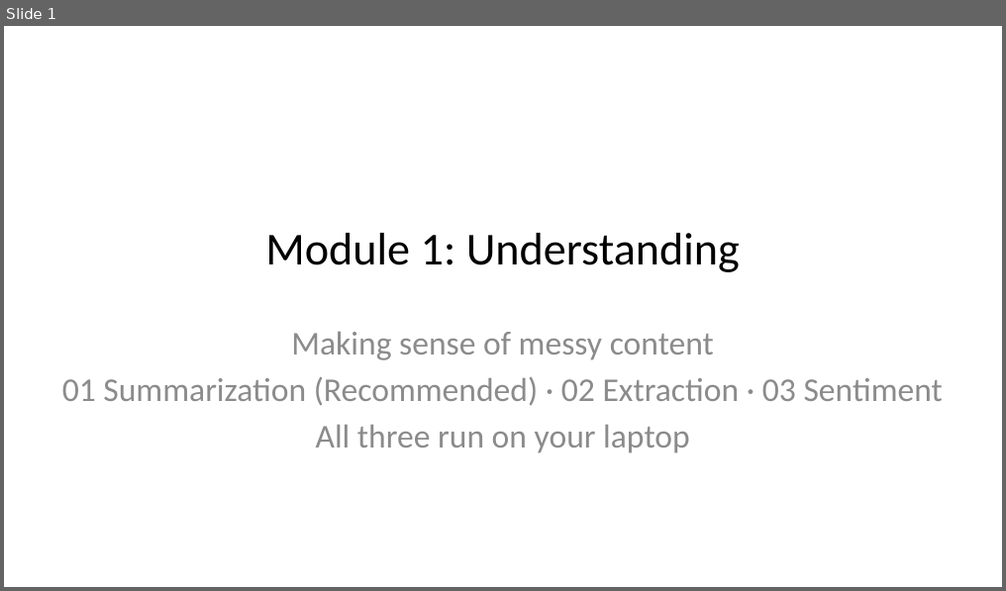
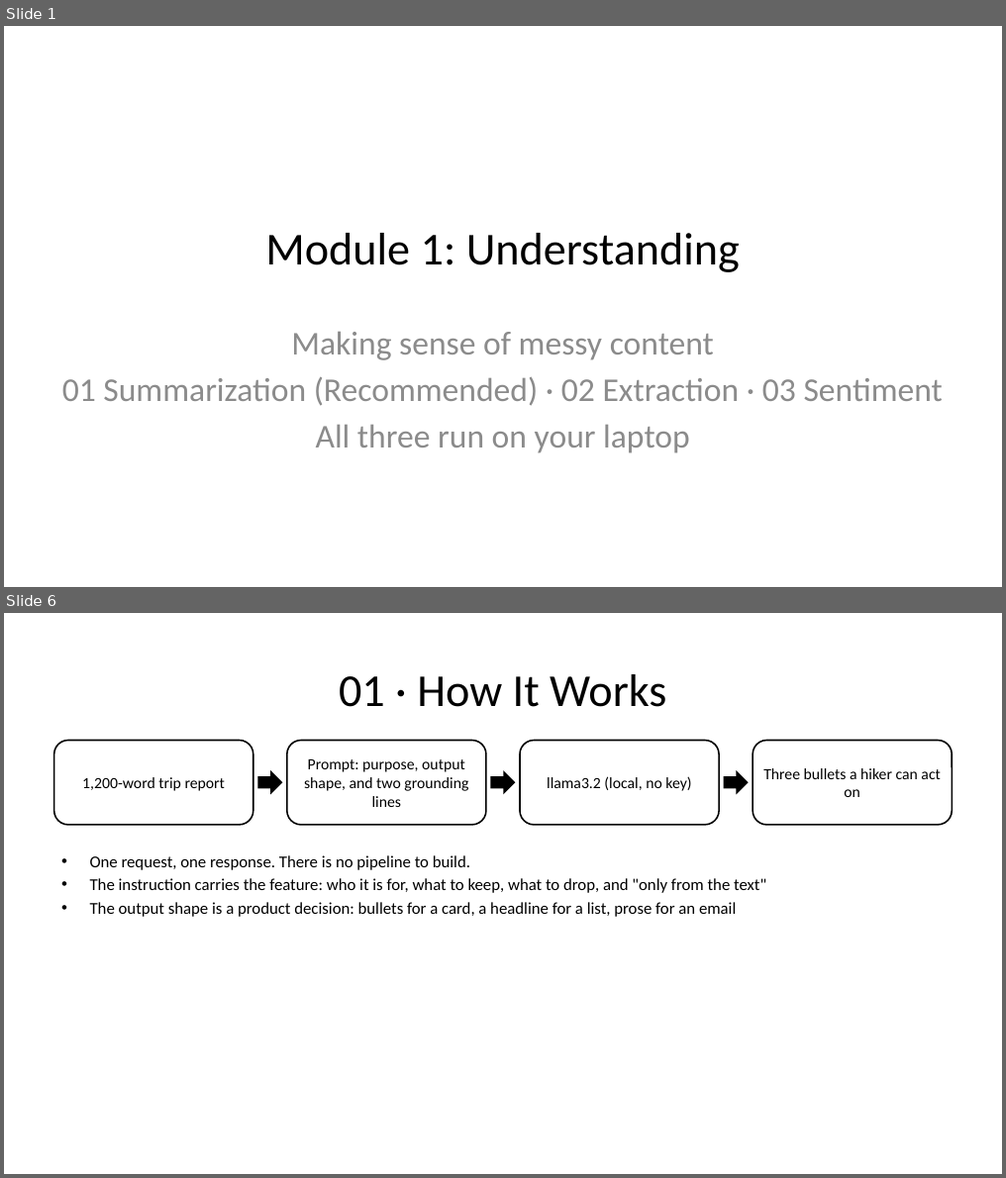
Before and after one commit to trailheadtechnology/10-ai-features-workshop, a slide deck: docs/slides/pptx/M1-understanding.pptx. Shown one above the other, each under a label of ours: slide 1 before the commit, slides 1 and 6 after it; the slides between them are not shown. The pictures are 1006x591 and 1006x1178 pixels, drawn with LibreOffice and Linux fonts; fonts in the diff are those of the drawing. Boxes give left, top, right and bottom in pixels: in the first picture for what was removed or moved away, otherwise in the second. Text is boxed around its words. In the diff, an @@ line names an element or a change of style, - is before the commit and + after.

```diff
--- a/docs/slides/pptx/M1-understanding.pptx
+++ b/docs/slides/pptx/M1-understanding.pptx
@@ slide 6 added at (4, 613, 1002, 1174), background #FFFFFF @@
@@ title added at (339, 674, 666, 707), 44 pt, text #000000 @@
+01 · How It Works
@@ rounded rectangle added at (54, 741, 253, 825), outline #000000 1.5 pt, 15 pt, text #000000 @@
+1,200-word trip report
@@ rounded rectangle added at (287, 741, 486, 825), outline #000000 1.5 pt, 15 pt, text #000000 @@
+Prompt: purpose, output shape, and two grounding lines
@@ rounded rectangle added at (520, 741, 719, 825), outline #000000 1.5 pt, 15 pt, text #000000 @@
+llama3.2 (local, no key)
@@ rounded rectangle added at (752, 741, 951, 825), outline #000000 1.5 pt, 15 pt, text #000000 @@
+Three bullets a hiker can act on
@@ right arrow added at (257, 770, 282, 794), fill #000000 @@
@@ right arrow added at (491, 770, 515, 794), fill #000000 @@
@@ right arrow added at (724, 770, 748, 794), fill #000000 @@
@@ text added at (90, 856, 766, 917), 16 pt, text #000000 @@
+• One request, one response. There is no pipeline to build.
+• The instruction carries the feature: who it is for, what to keep, what to drop, and "only from the text"
+• The output shape is a product decision: bullets for a card, a headline for a list, prose for an email
```
Also in this commit, not shown: 15 slides changed, 3 other slides added, 12 other files.
